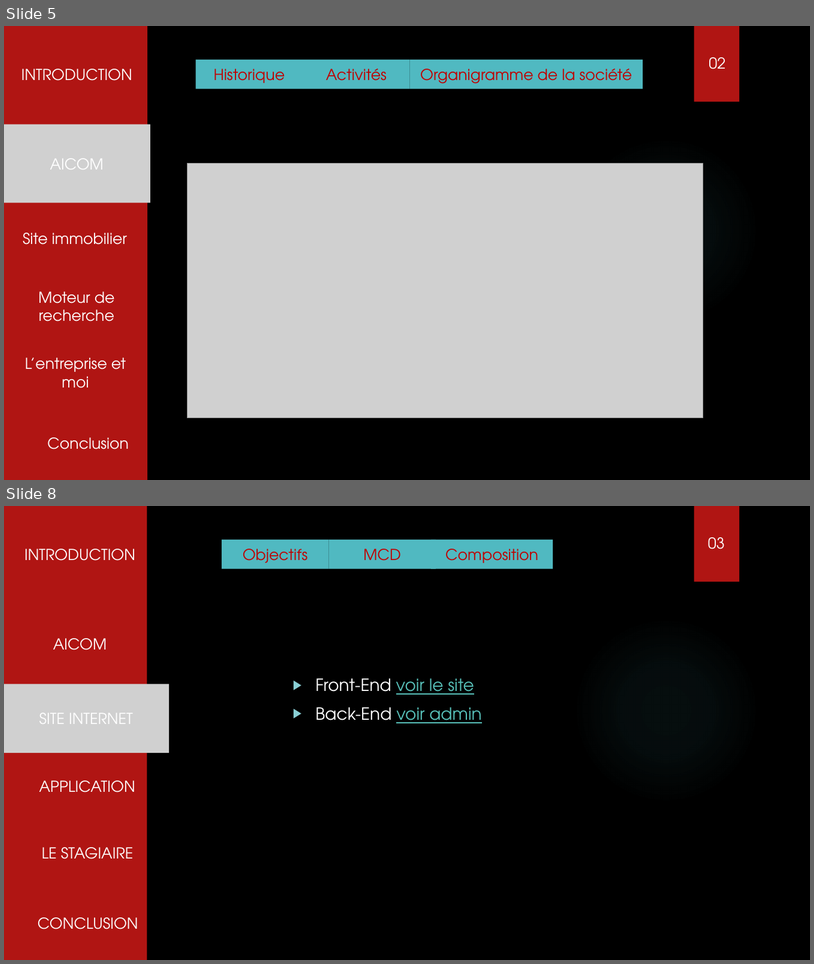
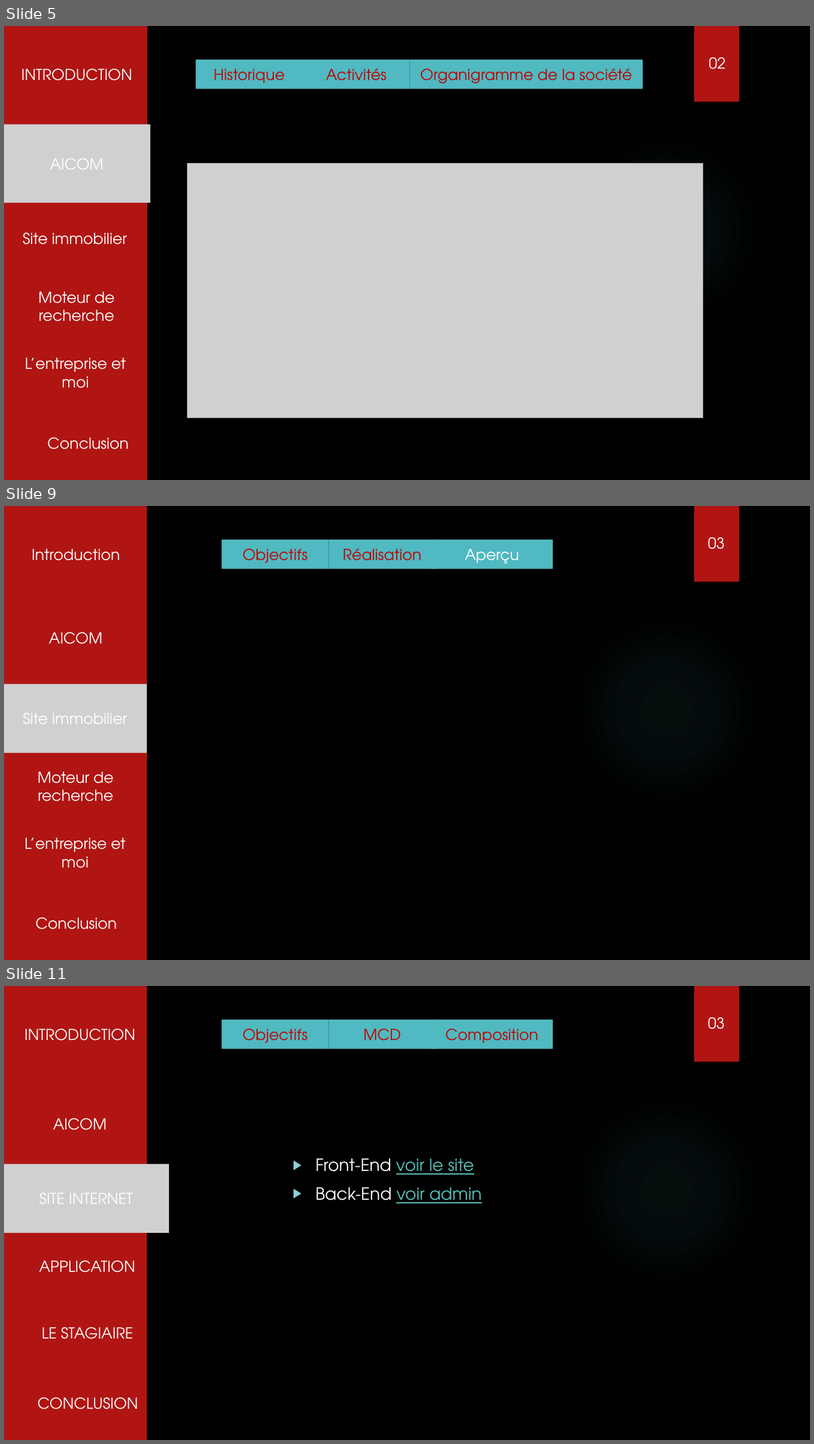
Before and after one commit to tochyvn/ma_banque_document, a slide deck: Aviaco france.pptx. Shown one above the other, each under a label of ours: slides 5 and 8 before the commit, slides 5, 9 and 11 after it; the slides between them are not shown. The pictures are 814x964 and 814x1444 pixels, drawn with LibreOffice and Linux fonts; fonts in the diff are those of the drawing; grey boxes stand for pictures; background and template pictures are left out. Boxes give left, top, right and bottom in pixels: in the first picture for what was removed or moved away, otherwise in the second. Text is boxed around its words. In the diff, an @@ line names an element or a change of style, - is before the commit and + after.

```diff
--- a/Aviaco france.pptx
+++ b/Aviaco france.pptx
@@ slide 9 added at [4, 506, 810, 960], background picture (left out); not listed: 2 template elements that a slide beside it also shows @@
@@ rectangle added at [4, 506, 147, 960], fill #B01513 @@
@@ rectangle added at [222, 539, 329, 568], fill #50B9C1, 18 pt, text #C00000 @@
+Objectifs
@@ rectangle added at [329, 539, 436, 568], fill #50B9C1, 18 pt, text #C00000 @@
+Réalisation
@@ rectangle added at [431, 539, 553, 568], fill #50B9C1, 18 pt, text #FFFFFF @@
+Aperçu
@@ text added at [708, 537, 725, 549], 18 pt, text #FFFFFF @@
+03
@@ text added at [32, 549, 120, 561], 18 pt, text #FFFFFF @@
+Introduction
@@ text added at [49, 632, 102, 644], 18 pt, text #FFFFFF @@
+AICOM
@@ picture added at [4, 684, 147, 753], 18 pt, text #FFFFFF @@
+Site immobilier
@@ text added at [38, 771, 114, 801], 18 pt, text #FFFFFF @@
+Moteur de recherche
@@ text added at [24, 837, 125, 868], 18 pt, text #FFFFFF @@
+L’entreprise et moi
@@ text added at [36, 917, 117, 929], 18 pt, text #FFFFFF @@
+Conclusion
@@ what was slide 8 is now slide 11 @@
```
Also in this commit, not shown: 4 slides changed, 2 other slides added.
